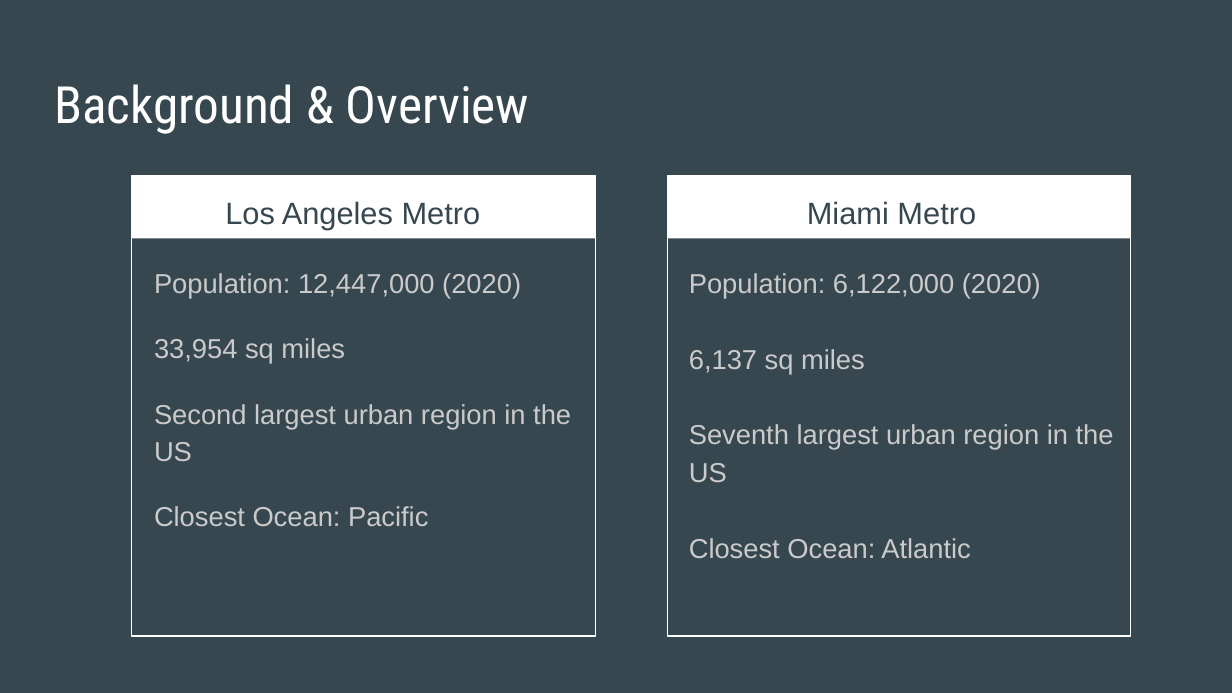
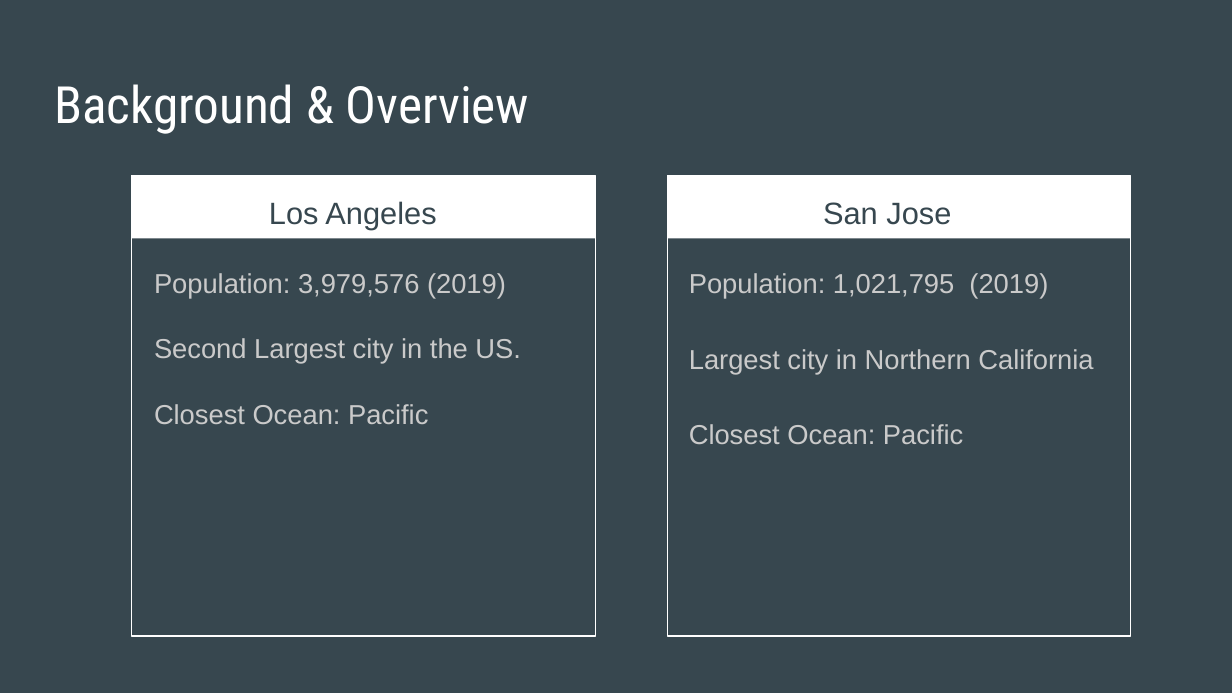
Before and after one commit to Jopinson/COVID19_Property_Pandemic, a slide deck: slide 8 of reports/PresentationSlides 2.0.pptx (slide 6 before the commit). Drawn at 1232x693 pixels with LibreOffice and Linux fonts; fonts in the diff are those of the drawing. Boxes give left, top, right and bottom in pixels: in the first picture for what was removed or moved away, otherwise in the second. Text is boxed around its words. In the diff, an @@ line names an element or a change of style, - is before the commit and + after.

```diff
--- a/reports/PresentationSlides 2.0.pptx
+++ b/reports/PresentationSlides 2.0.pptx
@@ text at [269,201,436,230]: text changed @@
-Los Angeles Metro
+Los Angeles
@@ text at [823,202,951,225]: text changed @@
-Miami Metro
+San Jose
@@ text at [154,273,520,364]: text changed @@
-Population: 12,447,000 (2020)
-33,954 sq miles
-Second largest urban region in the US
+Population: 3,979,576 (2019)
+Second Largest city in the US.
@@ text at [689,273,1093,444]: text changed @@
-Population: 6,122,000 (2020)
-6,137 sq miles
-Seventh largest urban region in the US
-Closest Ocean: Atlantic
+Population: 1,021,795 (2019)
+Largest city in Northern California
+Closest Ocean: Pacific
```
Also in this commit, not shown: 7 other slides changed, 5 slides added.
